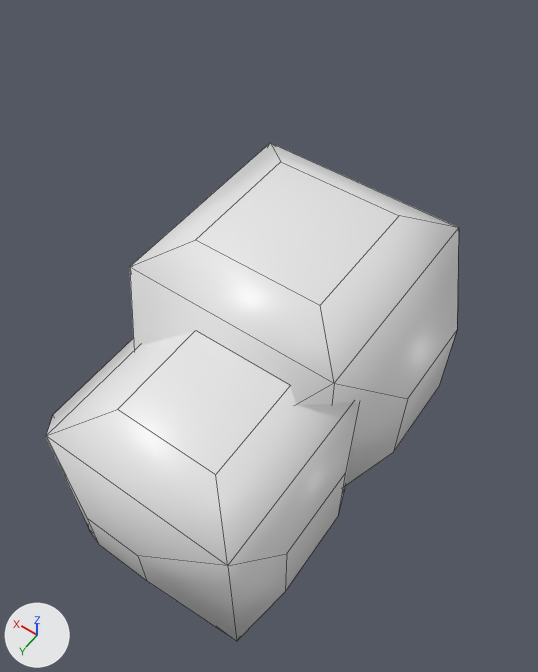
A saved change to the Blender file Assets/Resources/Models/ph_chmura.blend.
Rendered twice from a 50 mm lens placed at (-2.4, 3.79, 5.5), pointed at (-0.15, 0.64, 0.55). Lighting does not change. The marker at lower left points along +X, +Y and +Z. Mesh edges are drawn as thin lines.
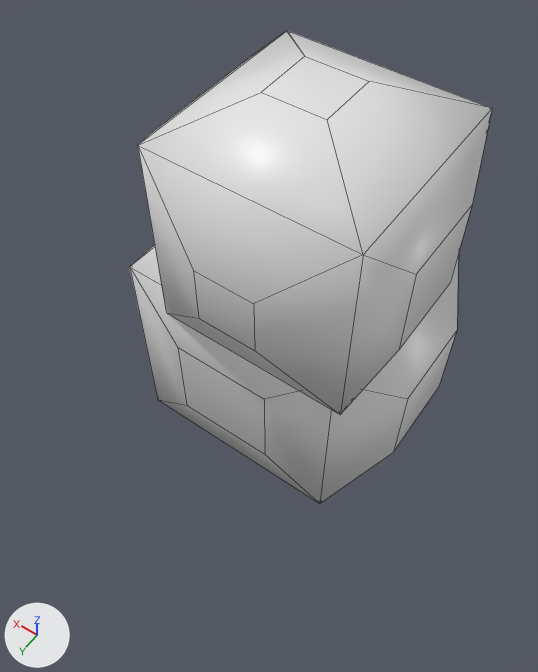
Boxes [x1, y1, x2, y2] around the edits, measured in the pictures (538 x 672 px):
'Cube', reshaped, turned: before [130, 143, 459, 486]; after [130, 30, 492, 504]
'Cube.001', deleted: before [46, 331, 359, 642]
part 1 of me_cube, added: after [138, 30, 492, 415]

Diff of the bpy script that builds the scene:
```diff
--- a/Assets/Resources/Models/ph_chmura.blend.py
+++ b/Assets/Resources/Models/ph_chmura.blend.py
@@ me_cube @@
 # used by ob_cube; location = (0.0, 0.0, 0.0)
-me_cube.from_pydata(...)  # 32 vertices, 30 faces; spans x -1.39..1.2, y -1.43..1.62, z -1.12..1.22
+me_cube.from_pydata(...)  # 67 vertices, 62 faces; spans x -1.39..1.2, y -1.43..2.63, z -1.3..1.22
+# me_cube part 1: a new loose piece of 35 vertices spanning x -1.28..0.84, y 0.52..2.63, z -1.3..0.88, in mat_material (white #e7e7e7)
 me_cube.materials.append(mat_material)
@@ ob_cube @@
 ob_cube.location = (0.0, 0.0, 0.0)
+ob_cube.rotation_euler = (1.571, 0.0, 0.0)  # degrees (90, 0, 0)
@@ ob_cube_001 @@
-ob_cube_001 = bpy.data.objects.new('Cube.001', me_cube_001)
-ob_cube_001.location = (-0.25, 1.59, -0.2)
-ob_cube_001.scale = (0.853, 0.853, 0.853)
```
